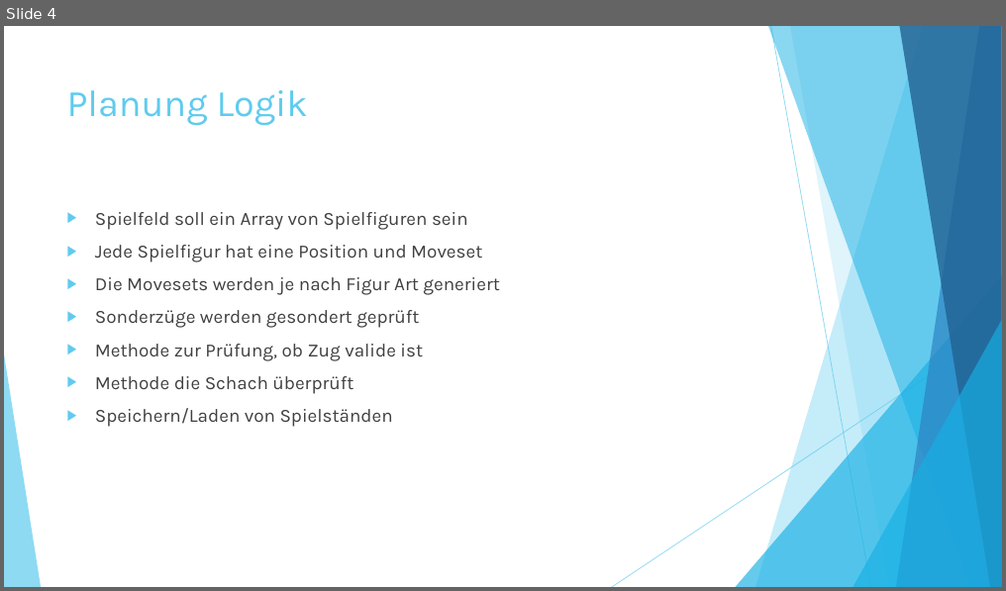
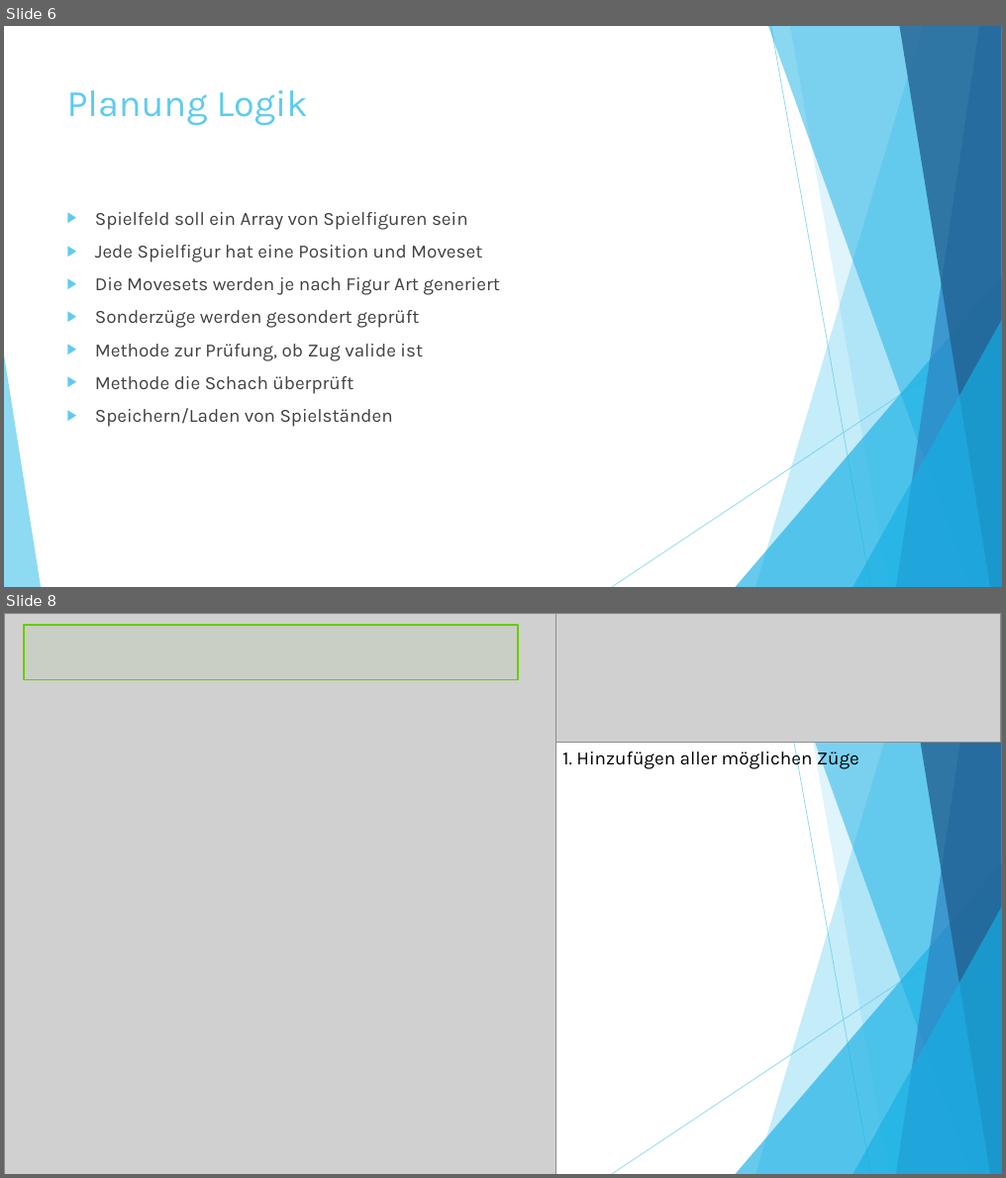
Before and after one commit to ThomasWagner-dev/Schach, a slide deck: Schachprojekt.pptx. Shown one above the other, each under a label of ours: slide 4 before the commit, slides 6 and 8 after it; the slides between them are not shown. The pictures are 1006x591 and 1006x1178 pixels, drawn with LibreOffice and Linux fonts; fonts in the diff are those of the drawing; grey boxes stand for pictures. Boxes give left, top, right and bottom in pixels: in the first picture for what was removed or moved away, otherwise in the second. Text is boxed around its words. In the diff, an @@ line names an element or a change of style, - is before the commit and + after.

```diff
--- a/Schachprojekt.pptx
+++ b/Schachprojekt.pptx
@@ slide 8 added at (4, 613, 1002, 1174), background #FFFFFF; not listed: 10 template elements that a slide beside it also shows @@
@@ picture added at (4, 613, 555, 1174) @@
@@ rectangle added at (24, 625, 519, 679), fill #66CC00 at 5% opacity, outline #66CC00 1.42 pt @@
@@ picture added at (555, 613, 1000, 743) @@
@@ text added at (562, 749, 859, 770), 18 pt, text #000000 @@
+1. Hinzufügen aller möglichen Züge
@@ what was slide 4 is now slide 6 @@
```
Also in this commit, not shown: 4 slides changed, 9 other slides added, 1 other file.
